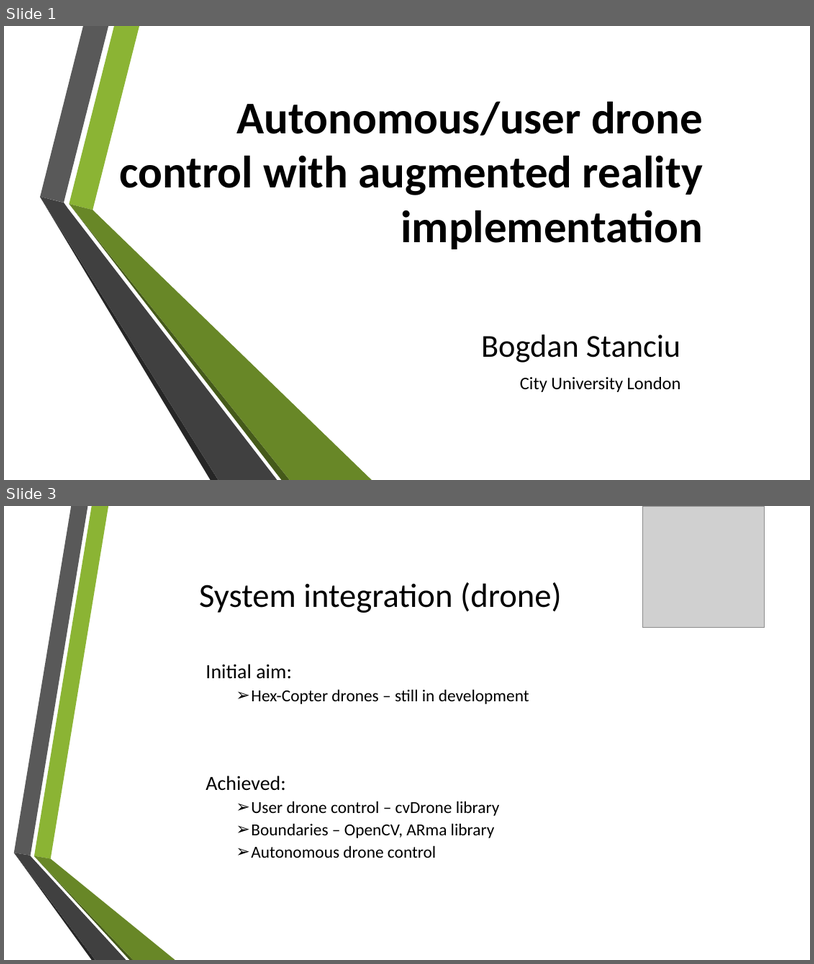
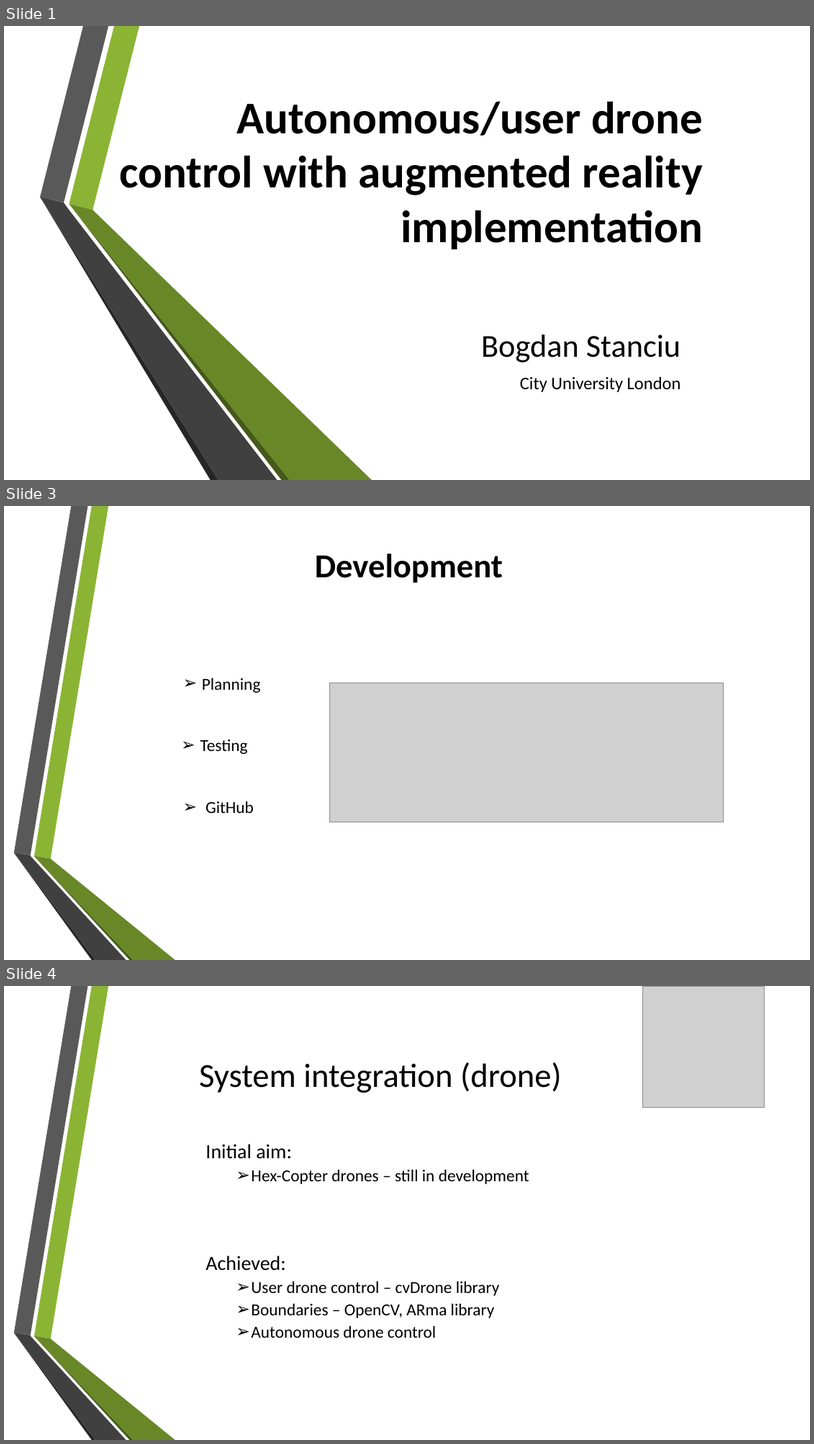
Before and after one commit to bogdancss/AR.Drone-Dissertation, a slide deck: demo.pptx. Shown one above the other, each under a label of ours: slides 1 and 3 before the commit, slides 1, 3 and 4 after it; the slides between them are not shown. The pictures are 814x964 and 814x1444 pixels, drawn with LibreOffice and Linux fonts; fonts in the diff are those of the drawing; grey boxes stand for pictures; background and template pictures are left out. Boxes give left, top, right and bottom in pixels: in the first picture for what was removed or moved away, otherwise in the second. Text is boxed around its words. In the diff, an @@ line names an element or a change of style, - is before the commit and + after.

```diff
--- a/demo.pptx
+++ b/demo.pptx
@@ slide 3 added at bbox=[4, 506, 810, 960], background picture (left out); not listed: 6 template elements that a slide beside it also shows @@
@@ title added at bbox=[315, 554, 503, 583], 40 pt, text #C0C0C0, bold @@
+Development
@@ text added at bbox=[202, 677, 261, 692], 20 pt, text #C0C0C0 @@
+➢ Planning
@@ picture added at bbox=[330, 683, 724, 822] @@
@@ text added at bbox=[201, 739, 248, 754], 20 pt, text #C0C0C0 @@
+➢ Testing
@@ text added at bbox=[206, 800, 254, 813], 20 pt, text #C0C0C0 @@
+➢ GitHub
@@ what was slide 3 is now slide 4 @@
```
Also in this commit, not shown: 1 slide changed.
